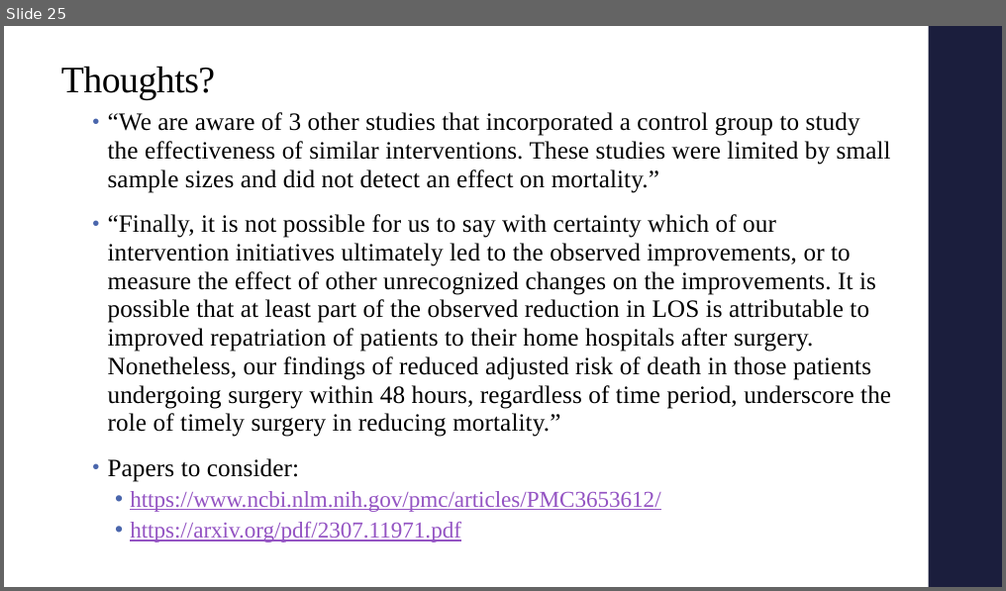
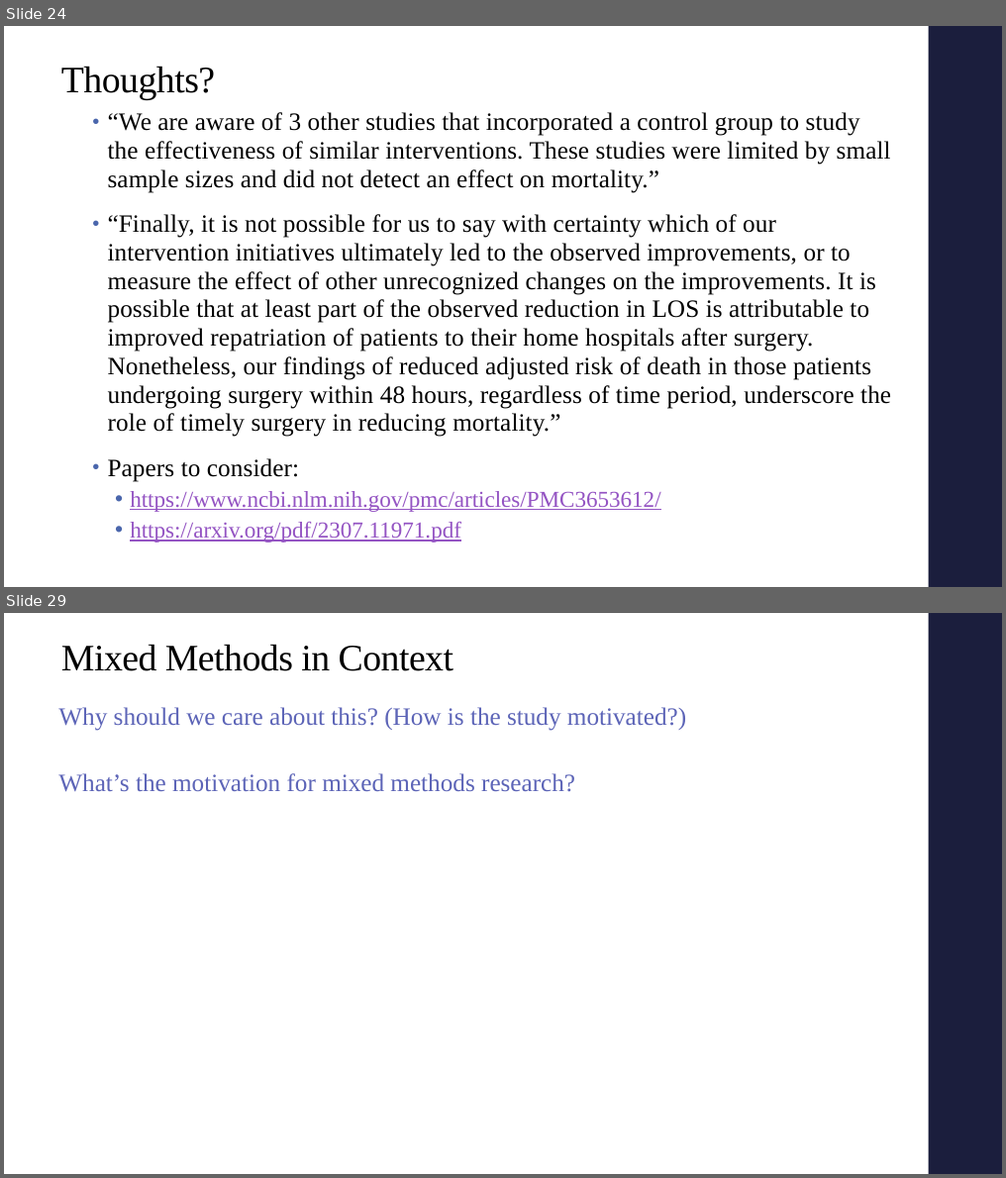
Before and after one commit to alex-hoagland/HAD5772, a slide deck: Lectures/Lecture10_SurvivalAnalysis_MixedMethods/Lecture10_SurvivalAnalysis_MixedMethods.pptx. Shown one above the other, each under a label of ours: slide 25 before the commit, slides 24 and 29 after it; the slides between them are not shown. The pictures are 1006x591 and 1006x1178 pixels, drawn with LibreOffice and Linux fonts; fonts in the diff are those of the drawing. Boxes give left, top, right and bottom in pixels: in the first picture for what was removed or moved away, otherwise in the second. Text is boxed around its words. In the diff, an @@ line names an element or a change of style, - is before the commit and + after.

```diff
--- a/Lectures/Lecture10_SurvivalAnalysis_MixedMethods/Lecture10_SurvivalAnalysis_MixedMethods.pptx
+++ b/Lectures/Lecture10_SurvivalAnalysis_MixedMethods/Lecture10_SurvivalAnalysis_MixedMethods.pptx
@@ slide 29 added at (4,613,1002,1174), background #FFFFFF; not listed: 1 template element that a slide beside it also shows @@
@@ title added at (61,644,453,671), 36 pt, text #000000 @@
+Mixed Methods in Context
@@ text added at (58,707,686,792), 24 pt, text #5C64B7 @@
+  Why should we care about this? (How is the study motivated?)
+  What’s the motivation for mixed methods research?
@@ what was slide 25 is now slide 24 @@
```
Also in this commit, not shown: 1 slide changed, 24 other slides added, 1 slide removed.
